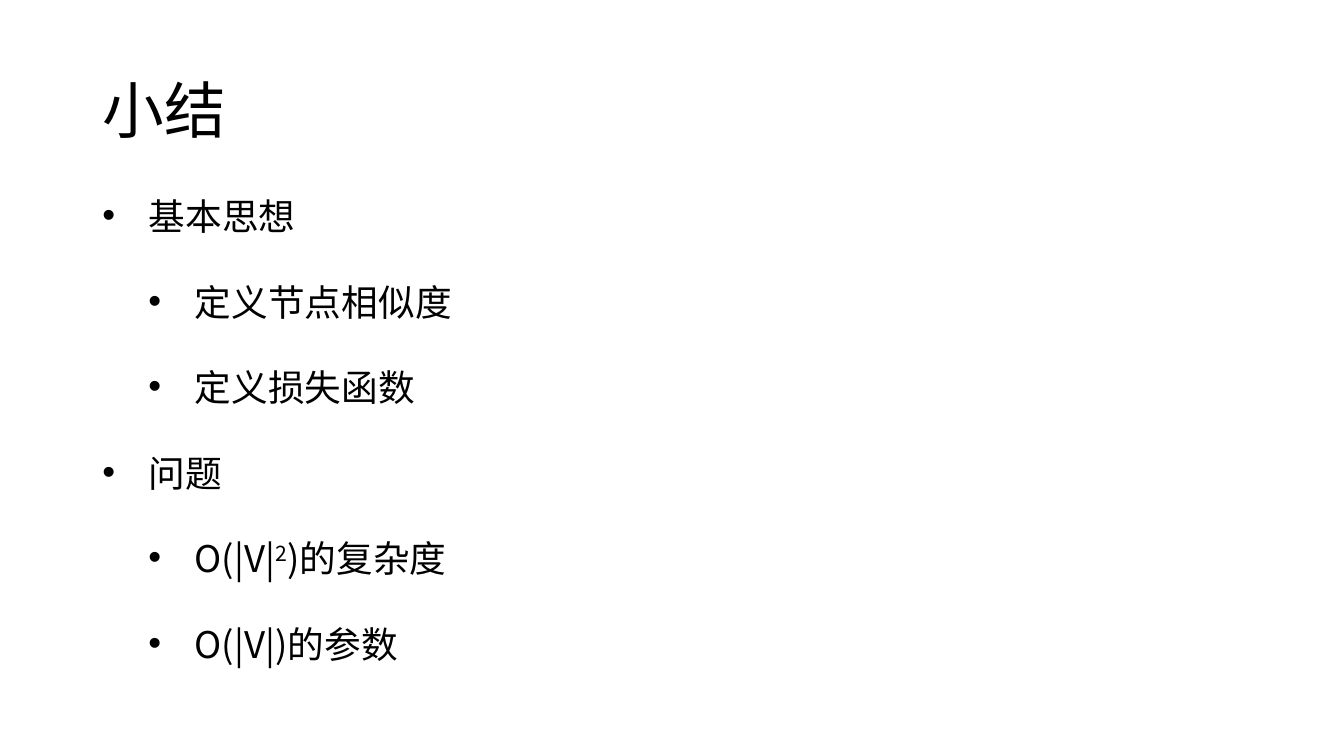
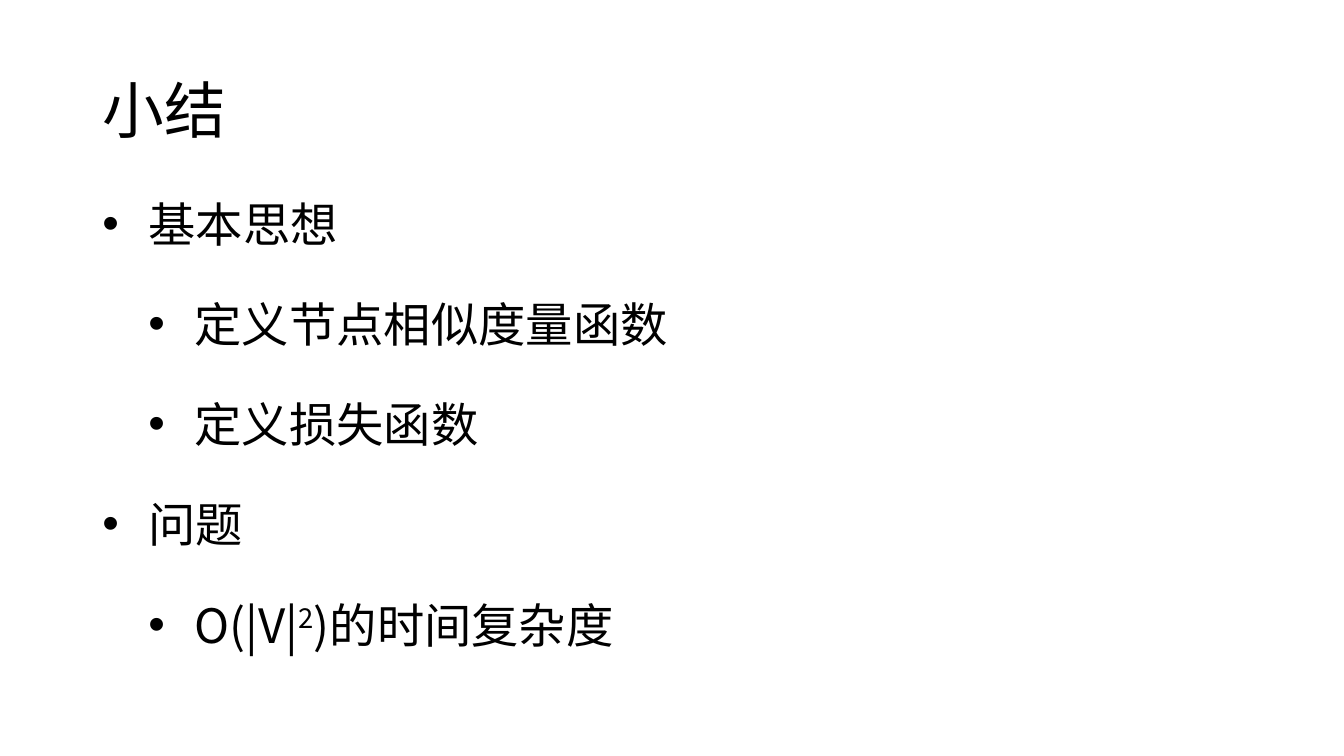
Before and after one commit to shmilysyq/rcmd_paper, a slide deck: slide 9 of embedding/graph embedding/Representation Learning on Graphs.pptx. Drawn at 1344x756 pixels with LibreOffice and Linux fonts; fonts in the diff are those of the drawing. Boxes give left, top, right and bottom in pixels: in the first picture for what was removed or moved away, otherwise in the second. Text is boxed around its words. In the diff, an @@ line names an element or a change of style, - is before the commit and + after.

```diff
--- a/embedding/graph embedding/Representation Learning on Graphs.pptx
+++ b/embedding/graph embedding/Representation Learning on Graphs.pptx
@@ text at (x1=149, y1=202, x2=479, y2=546): size 26.2 to 33.8 pt in "基本思想", "定义损失函数", "问题"; line spacing 0.7 to 0.8 @@
@@ text at (x1=195, y1=302, x2=668, y2=346): text changed; size 26.2 to 33.8 pt @@
-  • 定义节点相似度
+  • 定义节点相似度量函数
@@ text at (x1=195, y1=603, x2=614, y2=654): text changed; size 26.2 to 33.8 pt @@
-  • O(|V|2)的复杂度
-  • O(|V|)的参数
+  • O(|V|2)的时间复杂度
```
Also in this commit, not shown: 15 other slides changed, 13 slides added, 4 slides removed, 2 other files.
